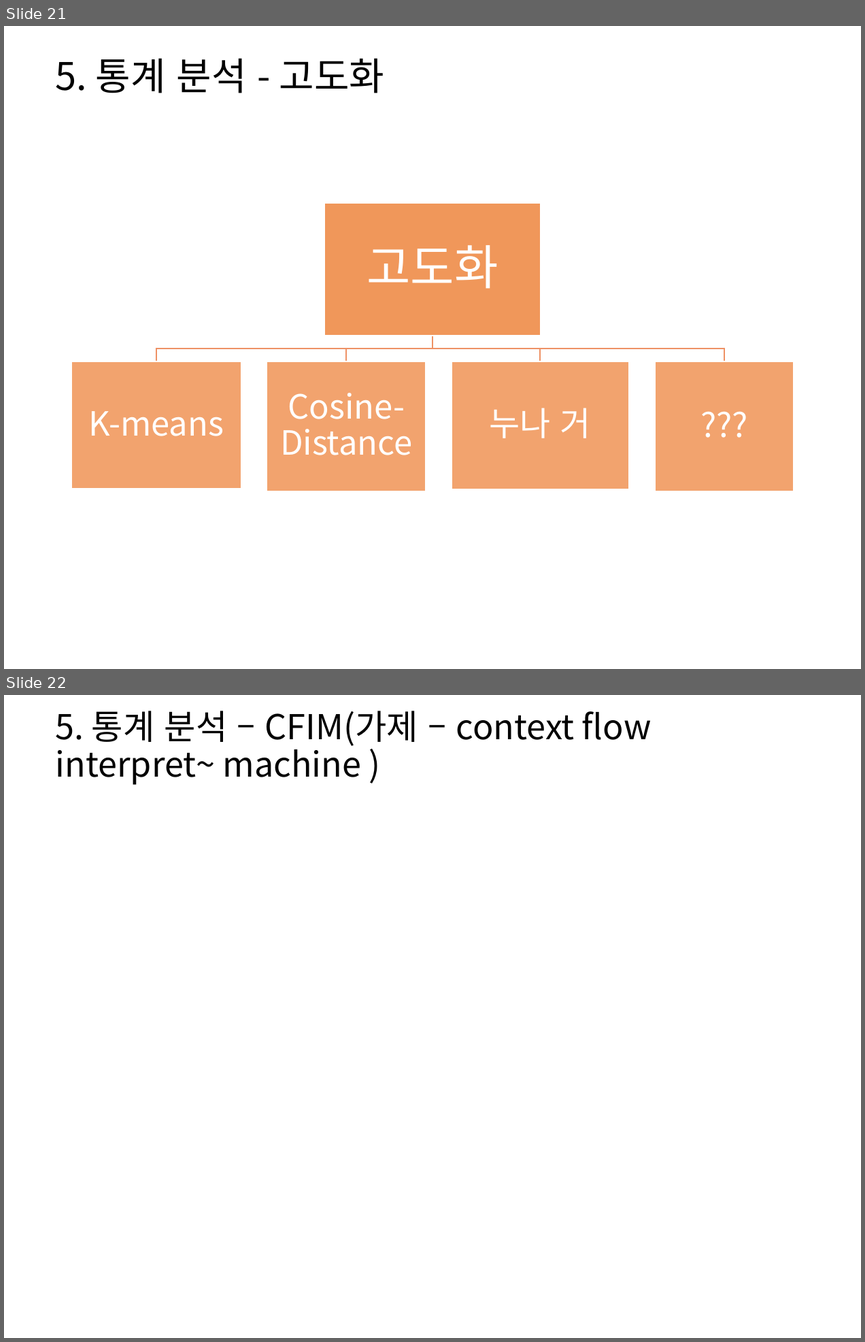
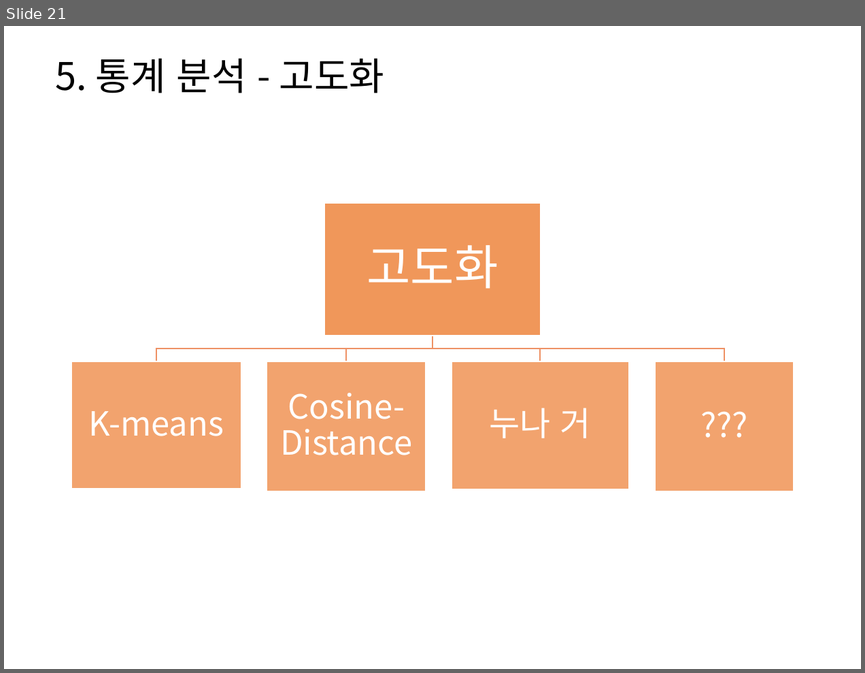
Before and after one commit to HaYongdae/issuewhatshow, a slide deck: doc/최종 PPT.pptx. Shown one above the other, each under a label of ours: slides 21 and 22 before the commit, slide 21 after it. The pictures are 865x1342 and 865x673 pixels, drawn with LibreOffice and Linux fonts; fonts in the diff are those of the drawing. Boxes give left, top, right and bottom in pixels: in the first picture for what was removed or moved away, otherwise in the second. Text is boxed around its words. In the diff, an @@ line names an element or a change of style, - is before the commit and + after.

```diff
--- a/doc/최종 PPT.pptx
+++ b/doc/최종 PPT.pptx
@@ slide 22 removed at bbox=[4, 695, 861, 1338], background #FFFFFF @@
@@ title removed at bbox=[56, 711, 651, 785] @@
-5. 통계 분석 – CFIM(가제 – context flow interpret~ machine )
```
Also in this commit, not shown: 8 slides changed, 10 slides added, 3 other slides removed.
